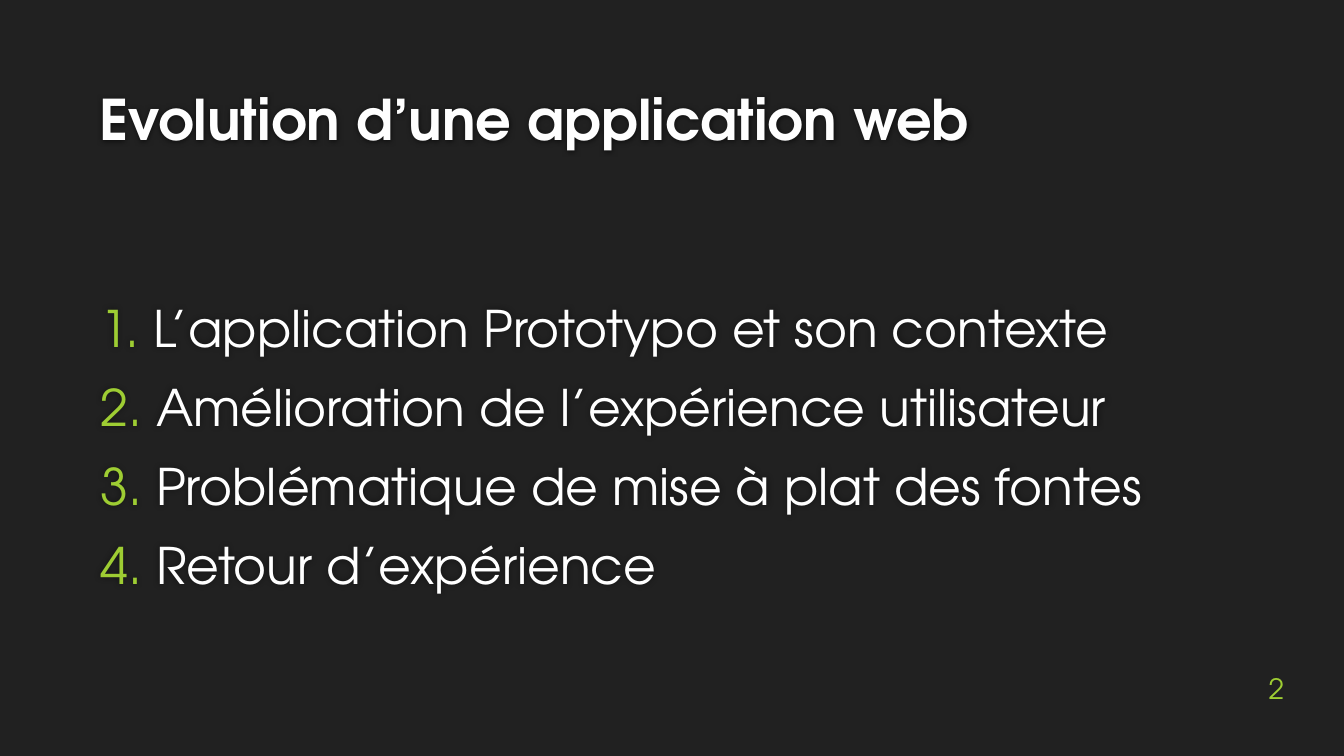
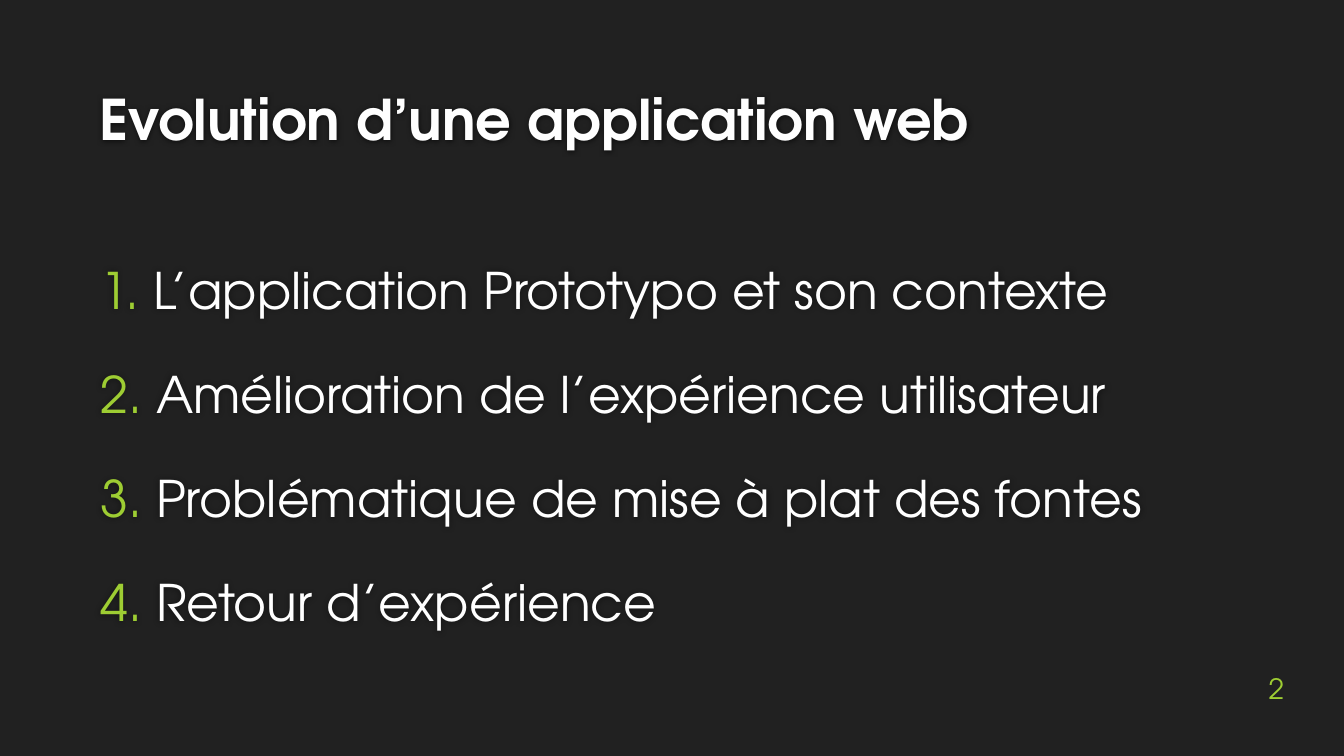
Before and after one commit to MartinBolot/Cours-IUT-Lyon1, a slide deck: slide 2 of Stage/Soutenance/presentation_soutenance.pptx. Drawn at 1344x756 pixels with LibreOffice and Linux fonts; fonts in the diff are those of the drawing; background and template pictures are left out. Boxes give left, top, right and bottom in pixels: in the first picture for what was removed or moved away, otherwise in the second. Text is boxed around its words. In the diff, an @@ line names an element or a change of style, - is before the commit and + after.

```diff
--- a/Stage/Soutenance/presentation_soutenance.pptx
+++ b/Stage/Soutenance/presentation_soutenance.pptx
@@ text "L’application Prototypo et son contexte" at [153,271,1142,631]: more space between paragraphs @@
```
Also in this commit, not shown: 4 other slides changed, 3 slides added, 3 slides removed, 5 other files.
